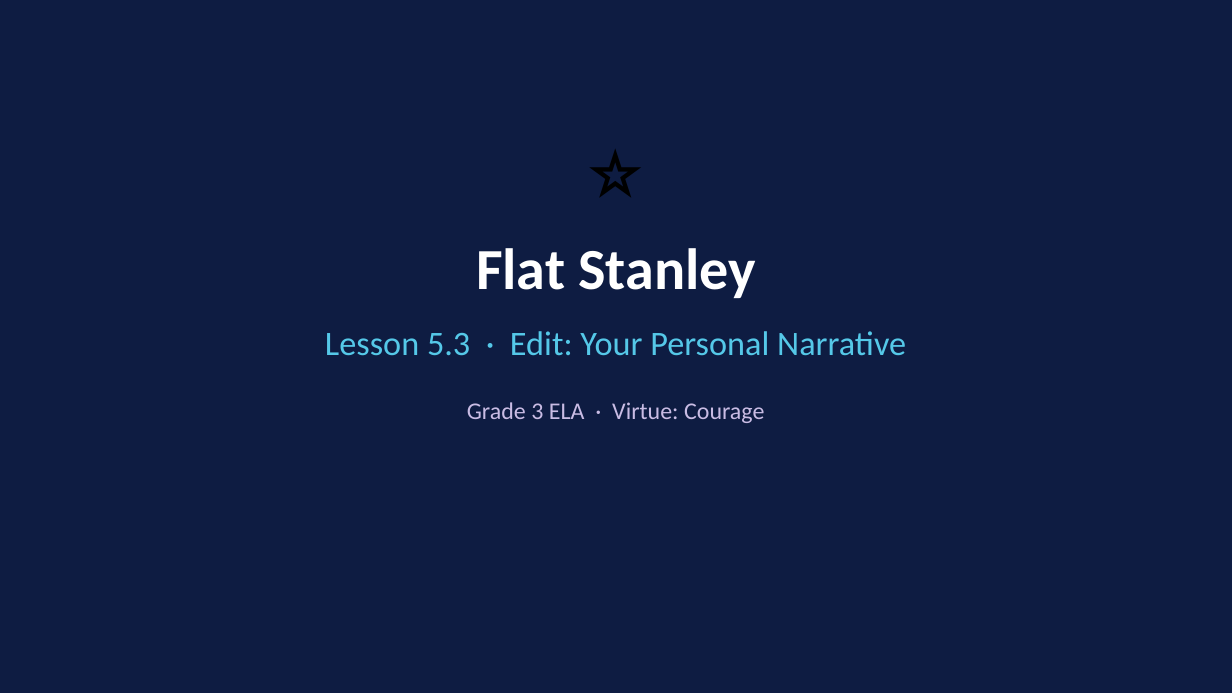
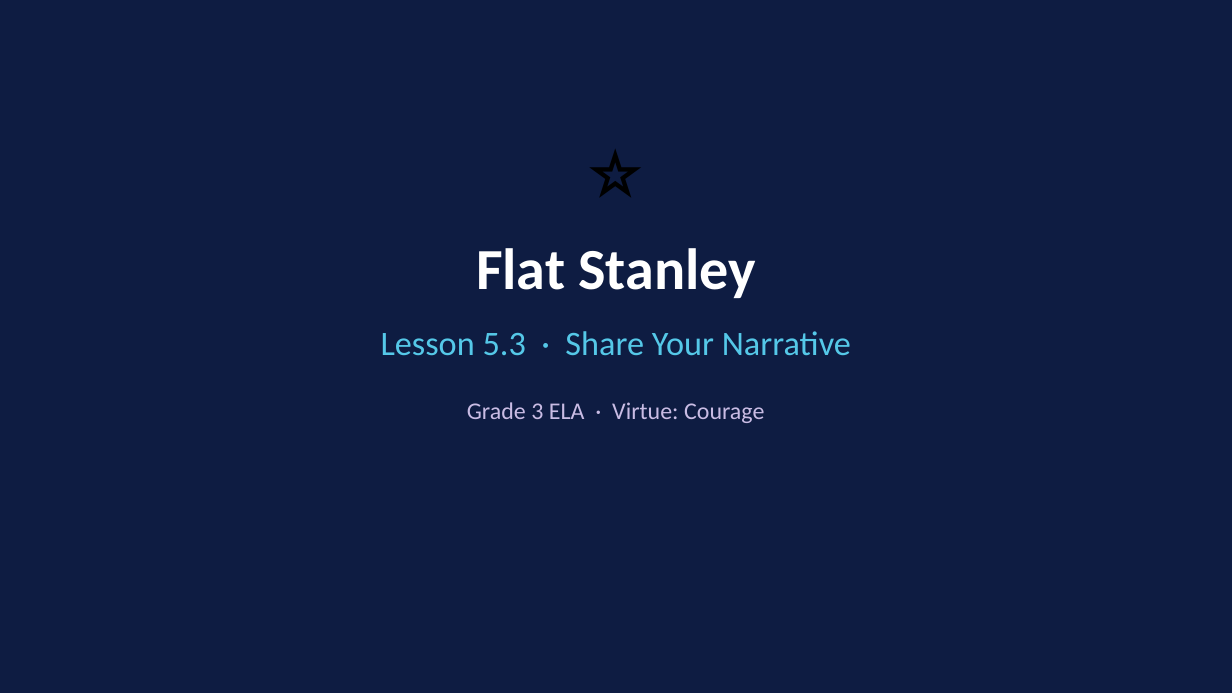
Before and after one commit to optimaondemand/optima-3rd-ela, a slide deck: slide 1 of Planning docs/Slides/lesson-5-3-teacher-slides.pptx. Drawn at 1232x693 pixels with LibreOffice and Linux fonts; fonts in the diff are those of the drawing. Boxes give left, top, right and bottom in pixels: in the first picture for what was removed or moved away, otherwise in the second. Text is boxed around its words. In the diff, an @@ line names an element or a change of style, - is before the commit and + after.

```diff
--- a/Planning docs/Slides/lesson-5-3-teacher-slides.pptx
+++ b/Planning docs/Slides/lesson-5-3-teacher-slides.pptx
@@ text at <box>381,331,851,355</box>: text changed @@
-Lesson 5.3 · Edit: Your Personal Narrative
+Lesson 5.3 · Share Your Narrative
```
Also in this commit, not shown: 2 other slides changed, 16 other files.
